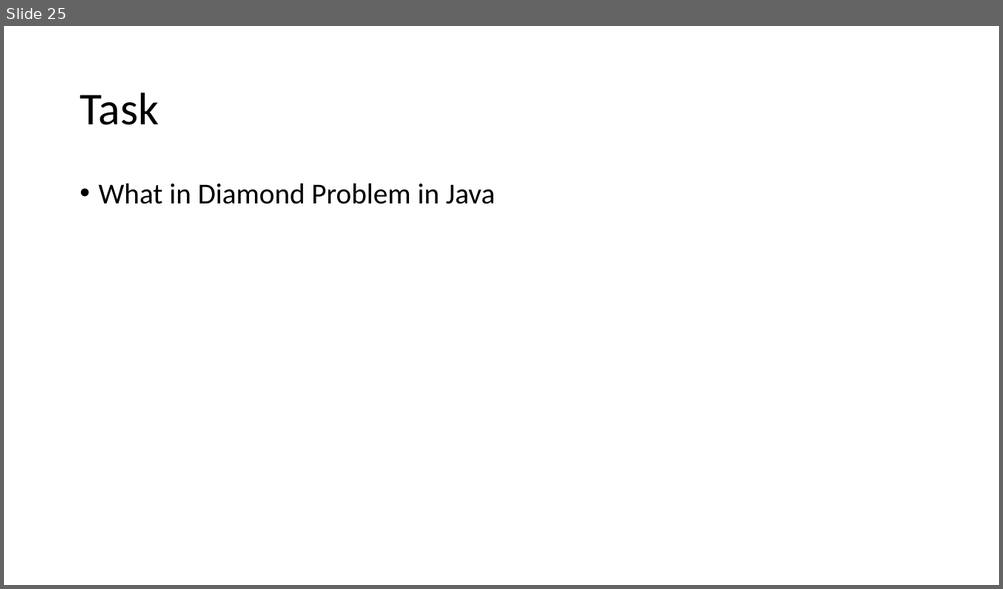
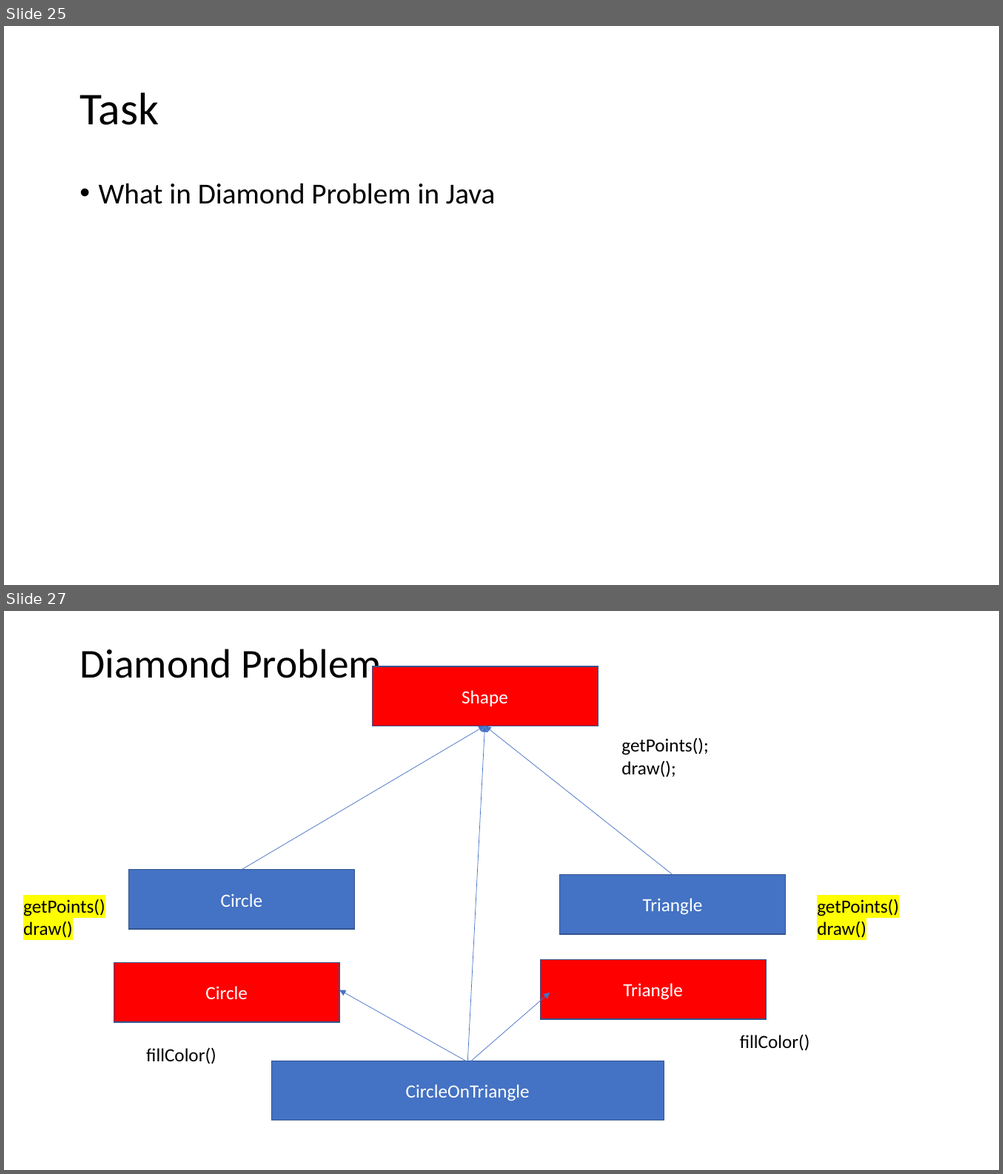
Before and after one commit to caprepo/java-jul, a slide deck: Java.pptx. Shown one above the other, each under a label of ours: slide 25 before the commit, slides 25 and 27 after it; the slides between them are not shown. The pictures are 1003x589 and 1003x1174 pixels, drawn with LibreOffice and Linux fonts; fonts in the diff are those of the drawing. Boxes give left, top, right and bottom in pixels: in the first picture for what was removed or moved away, otherwise in the second. Text is boxed around its words. In the diff, an @@ line names an element or a change of style, - is before the commit and + after.

```diff
--- a/Java.pptx
+++ b/Java.pptx
@@ slide 27 added at (4, 611, 999, 1170), background #FFFFFF @@
@@ title added at (79, 649, 381, 687), 39.6 pt, text #000000 @@
+Diamond Problem
@@ rectangle added at (372, 667, 597, 726), fill #FF0000, outline #325491 1 pt, 18 pt, text #FFFFFF @@
+Shape
@@ arrow added from (242, 870) to (484, 726), #4472C4 0.5 pt @@
@@ arrow added from (467, 1062) to (484, 726), #4472C4 0.5 pt @@
@@ arrow added from (672, 875) to (484, 726), #4472C4 0.5 pt @@
@@ text added at (621, 738, 708, 777), 18 pt, text #000000 @@
+getPoints();
+draw();
@@ rectangle added at (128, 870, 354, 930), fill #4472C4, outline #325491 1 pt, 18 pt, text #FFFFFF @@
+Circle
@@ rectangle added at (560, 875, 785, 935), fill #4472C4, outline #325491 1 pt, 18 pt, text #FFFFFF @@
+Triangle
@@ text added at (23, 899, 105, 938), 18 pt, text #000000 @@
+getPoints()
+draw()
@@ text added at (817, 899, 899, 938), 18 pt, text #000000 @@
+getPoints()
+draw()
@@ rectangle added at (114, 963, 339, 1023), fill #FF0000, outline #325491 1 pt, 18 pt, text #FFFFFF @@
+Circle
@@ rectangle added at (540, 960, 765, 1020), fill #FF0000, outline #325491 1 pt, 18 pt, text #FFFFFF @@
+Triangle
@@ arrow added from (476, 1068) to (339, 990), #4472C4 0.5 pt @@
@@ arrow added from (467, 1065) to (549, 993), #4472C4 0.5 pt @@
@@ text added at (146, 1048, 216, 1065), 18 pt, text #000000 @@
+fillColor()
@@ text added at (740, 1034, 810, 1051), 18 pt, text #000000 @@
+fillColor()
@@ rectangle added at (271, 1062, 663, 1121), fill #4472C4, outline #325491 1 pt, 18 pt, text #FFFFFF @@
+CircleOnTriangle
```
Also in this commit, not shown: 1 slide changed, 20 other slides added, 1 other file.
